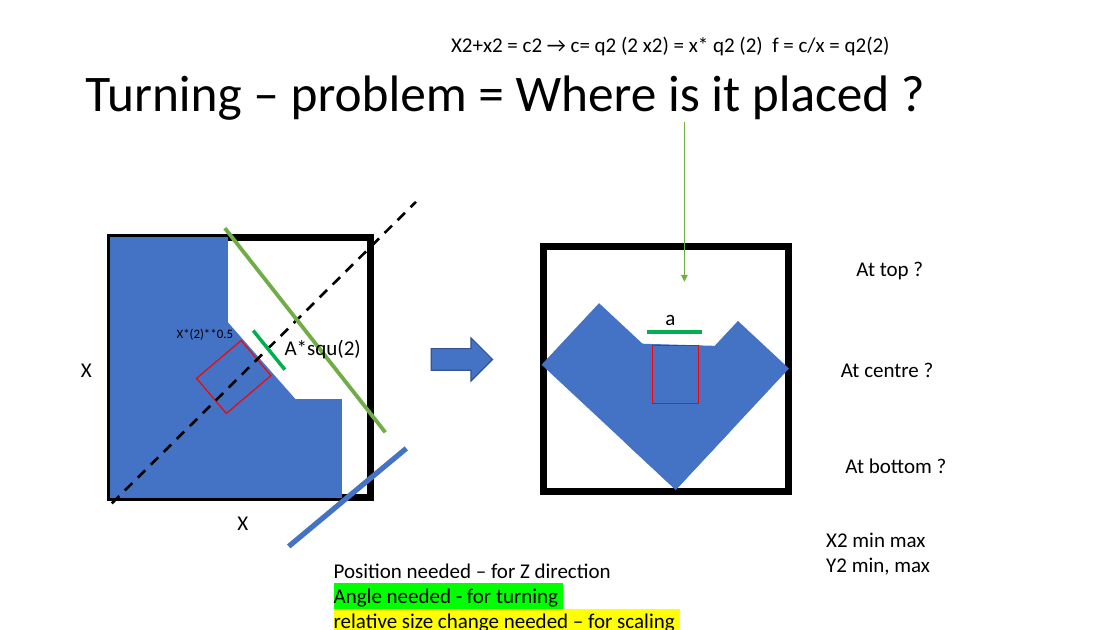
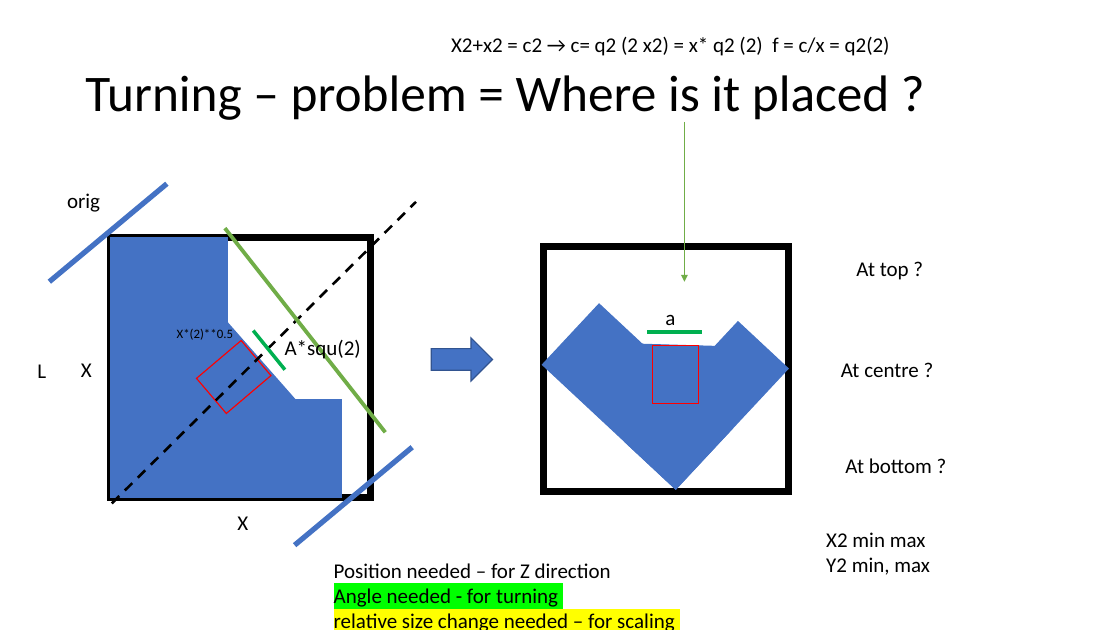
Before and after one commit to JanNalivaika/SSD_EXT, a slide deck: slide 18 of misc/Segmentation.pptx. Drawn at 1120x630 pixels with LibreOffice and Linux fonts; fonts in the diff are those of the drawing. Boxes give left, top, right and bottom in pixels: in the first picture for what was removed or moved away, otherwise in the second. Text is boxed around its words. In the diff, an @@ line names an element or a change of style, - is before the commit and + after.

```diff
--- a/misc/Segmentation.pptx
+++ b/misc/Segmentation.pptx
@@ line added from (50, 281) to (167, 184), #4472C4 4.5 pt @@
@@ text added at [67,193,100,212], 18 pt, text #000000 @@
+orig
@@ text added at [37,364,46,378], 18 pt, text #000000 @@
+L
@@ line moved from (289, 546) - (407, 449) to (295, 545) - (413, 447) @@
```
Also in this commit, not shown: 3 other files.
